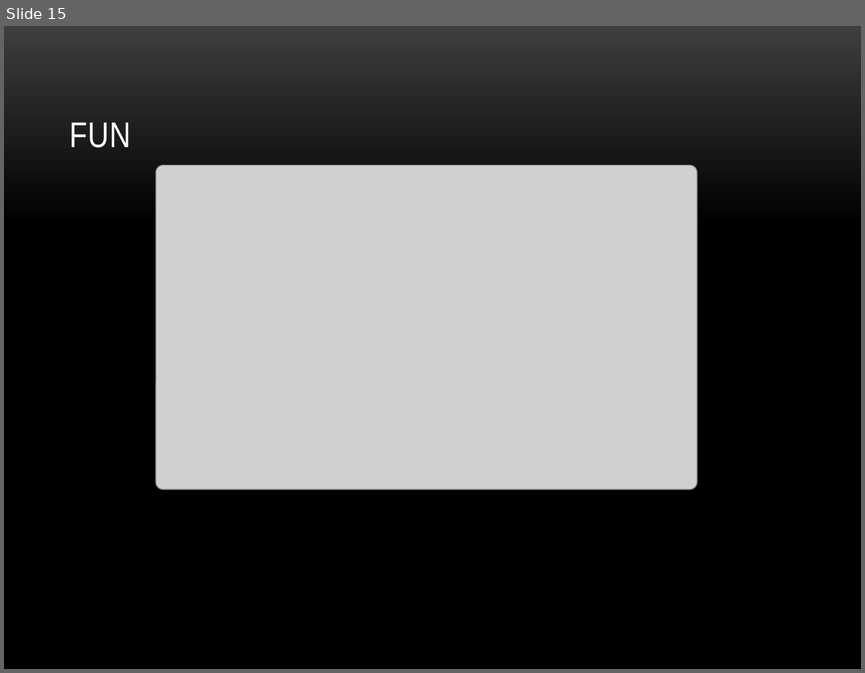
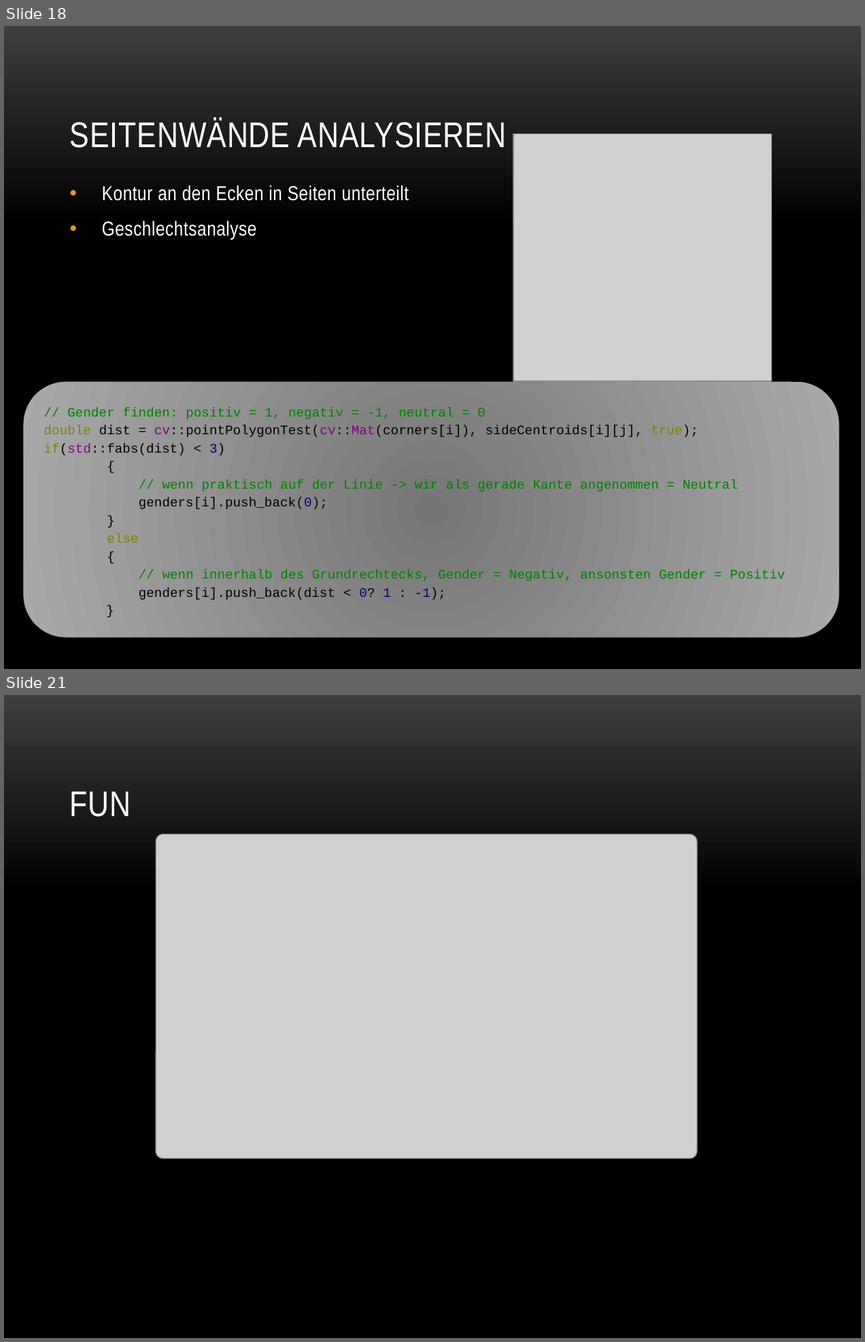
Before and after one commit to baertschi/Puzzle, a slide deck: Doku/Puzzle.pptx. Shown one above the other, each under a label of ours: slide 15 before the commit, slides 18 and 21 after it; the slides between them are not shown. The pictures are 865x673 and 865x1342 pixels, drawn with LibreOffice and Linux fonts; fonts in the diff are those of the drawing; grey boxes stand for pictures; background and template pictures are left out. Boxes give left, top, right and bottom in pixels: in the first picture for what was removed or moved away, otherwise in the second. Text is boxed around its words. In the diff, an @@ line names an element or a change of style, - is before the commit and + after.

```diff
--- a/Doku/Puzzle.pptx
+++ b/Doku/Puzzle.pptx
@@ slide 18 added at bbox=[4, 26, 861, 669], background picture (left out) @@
@@ title added at bbox=[70, 118, 506, 148], 30 pt, text #FFFFFF @@
+SEITENWÄNDE ANALYSIEREN
@@ picture added at bbox=[513, 134, 771, 382] @@
@@ text added at bbox=[102, 185, 409, 240], 17 pt, text #FFFFFF @@
+• Kontur an den Ecken in Seiten unterteilt
+• Geschlechtsanalyse
@@ rounded rectangle added at bbox=[23, 381, 839, 637], fill gradient #767676 to #A9A9A9, outline #000000 0.75 pt, 11 pt, text #008000 @@
+// Gender finden: positiv = 1, negativ = -1, neutral = 0
+double dist = cv::pointPolygonTest(cv::Mat(corners[i]), sideCentroids[i][j], true); if(std::fabs(dist) < 3)
+{
+// wenn praktisch auf der Linie -> wir als gerade Kante angenommen = Neutral
+genders[i].push_back(0);
+}
+else
+{
+// wenn innerhalb des Grundrechtecks, Gender = Negativ, ansonsten Gender = Positiv
+genders[i].push_back(dist < 0? 1 : -1);
+}
@@ what was slide 15 is now slide 21 @@
```
Also in this commit, not shown: 8 slides changed, 10 other slides added, 5 slides removed.
